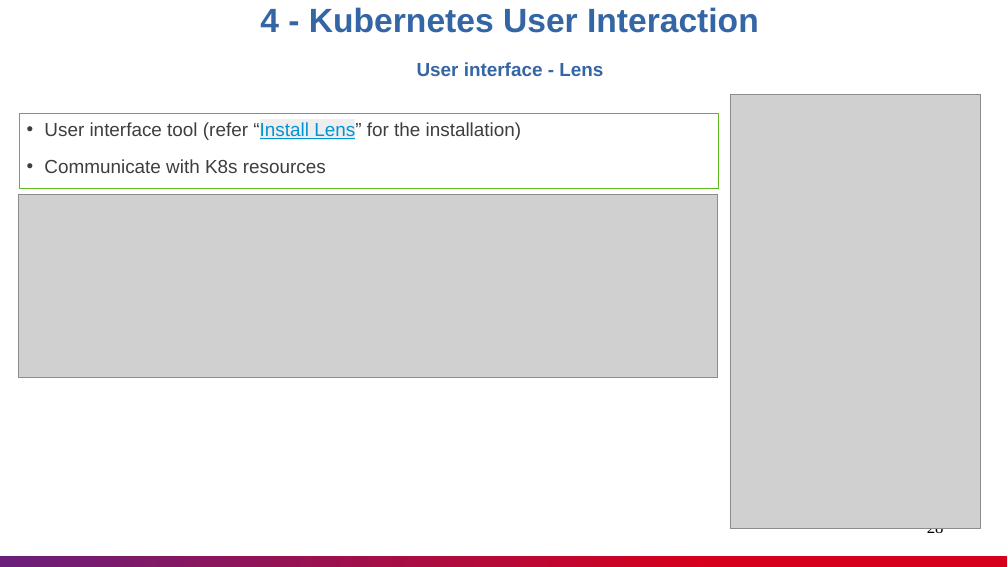
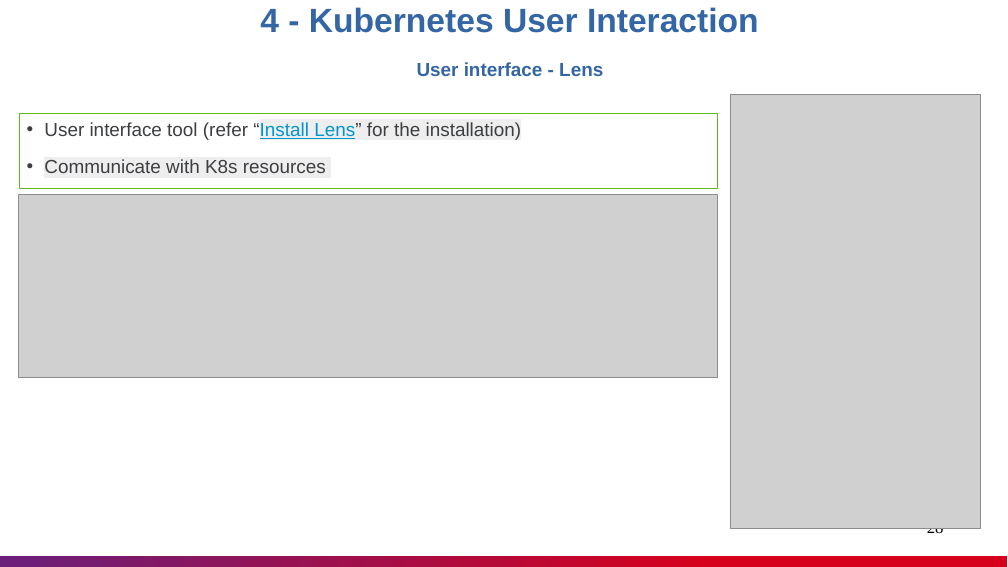
Before and after one commit to nashtech-garage/kubernetes, a slide deck: slide 28 of documents/K8s_Knowledge_Sharing.pptx. Drawn at 1008x567 pixels with LibreOffice and Linux fonts; fonts in the diff are those of the drawing; grey boxes stand for pictures. Boxes give left, top, right and bottom in pixels: in the first picture for what was removed or moved away, otherwise in the second. Text is boxed around its words. In the diff, an @@ line names an element or a change of style, - is before the commit and + after.

```diff
--- a/documents/K8s_Knowledge_Sharing.pptx
+++ b/documents/K8s_Knowledge_Sharing.pptx
@@ rectangle "User interface tool (refer “Install ..." at [19,113,718,188]: highlight none to #EEEEEE in "Lens” for the installation)", "Communicate with K8s resources"; indent changed @@
```
Also in this commit, not shown: 8 other slides changed, 1 slide added, 1 slide removed.
